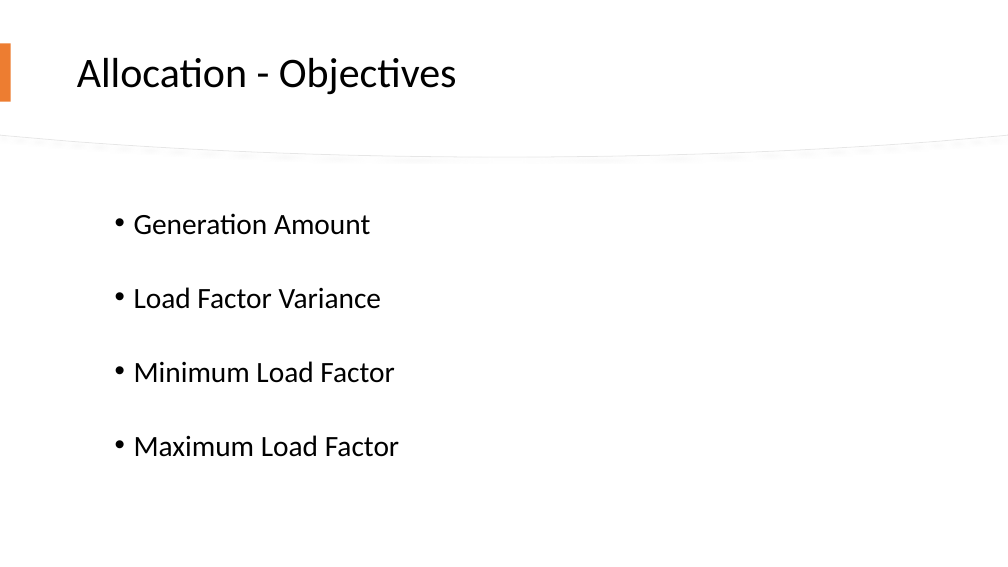
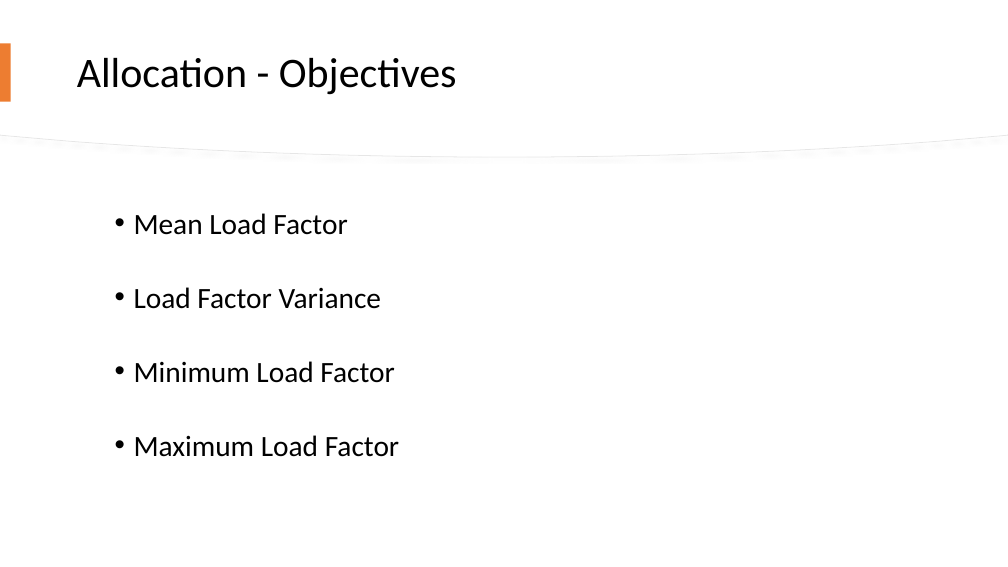
Before and after one commit to james-a-page/CS310Project, a slide deck: slide 12 of Documents/Presentation/PresentationV2.pptx (slide 14 before the commit). Drawn at 1008x567 pixels with LibreOffice and Linux fonts; fonts in the diff are those of the drawing. Boxes give left, top, right and bottom in pixels: in the first picture for what was removed or moved away, otherwise in the second. Text is boxed around its words. In the diff, an @@ line names an element or a change of style, - is before the commit and + after.

```diff
--- a/Documents/Presentation/PresentationV2.pptx
+++ b/Documents/Presentation/PresentationV2.pptx
@@ text at (x1=134, y1=213, x2=347, y2=235): text changed @@
-  • Generation Amount
+  • Mean Load Factor
```
Also in this commit, not shown: 1 other slide changed, 1 slide added, 3 slides removed, 14 other files.
